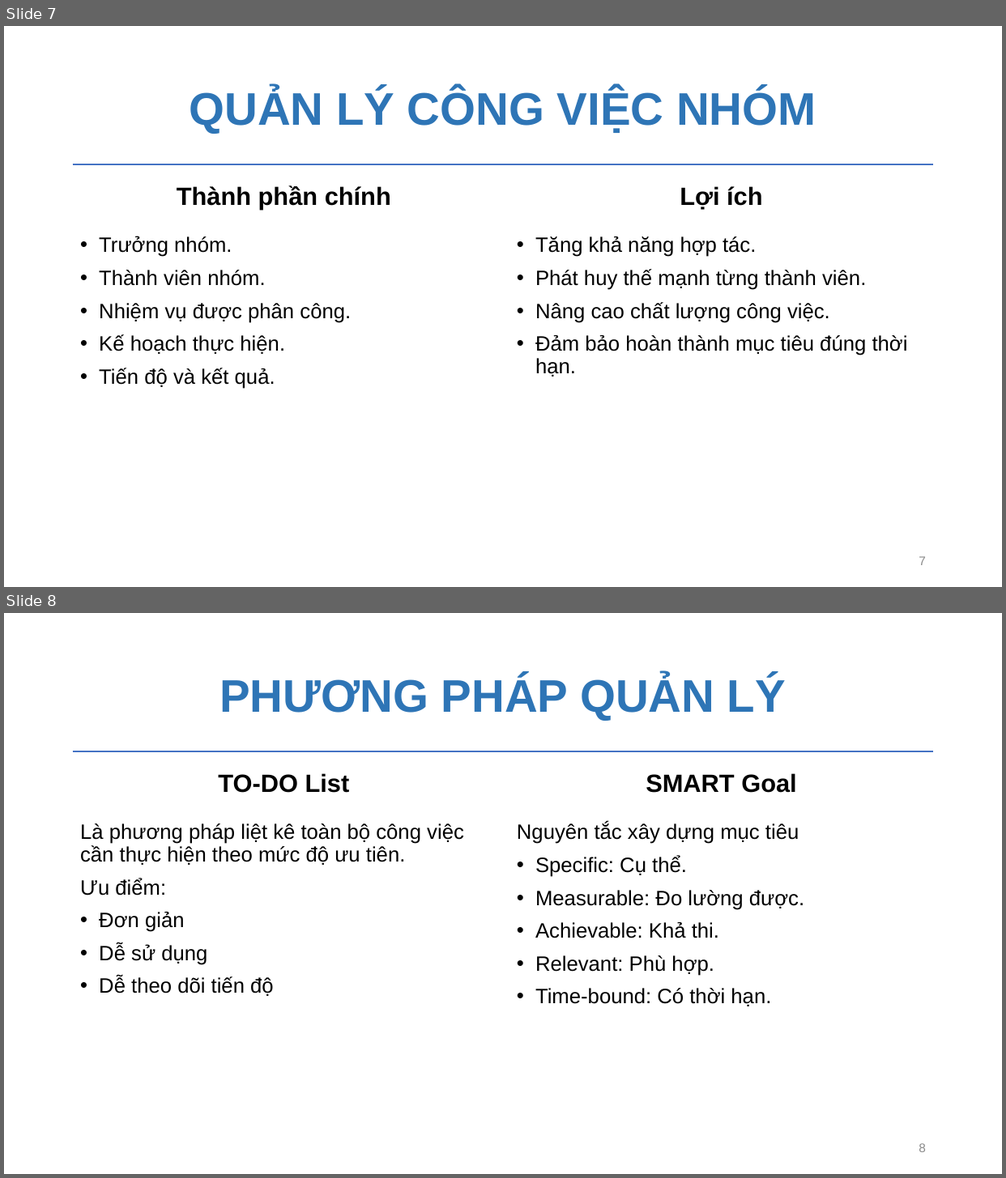
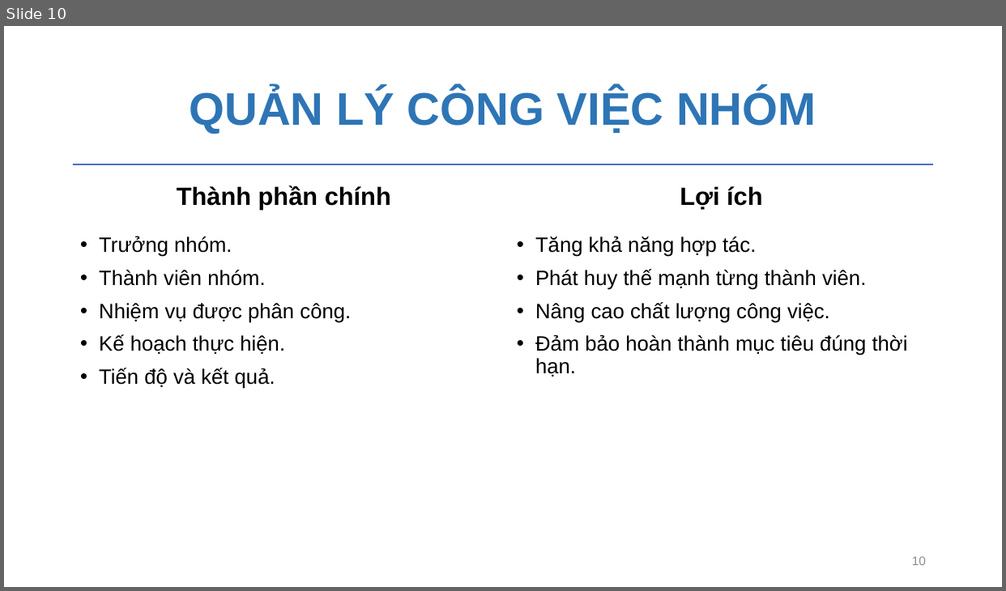
Before and after one commit to chautuyettran/CNPM-nhom17, a slide deck: nhom17.pptx. Shown one above the other, each under a label of ours: slides 7 and 8 before the commit, slide 10 after it. The pictures are 1006x1178 and 1006x591 pixels, drawn with LibreOffice and Linux fonts; fonts in the diff are those of the drawing; background and template pictures are left out. Boxes give left, top, right and bottom in pixels: in the first picture for what was removed or moved away, otherwise in the second. Text is boxed around its words. In the diff, an @@ line names an element or a change of style, - is before the commit and + after.

```diff
--- a/nhom17.pptx
+++ b/nhom17.pptx
@@ slide 8 removed at box(4, 613, 1002, 1174), background #FFFFFF; not listed: 1 template element that a slide beside it also shows @@
@@ title removed at box(219, 675, 786, 720) @@
-PHƯƠNG PHÁP QUẢN LÝ
@@ text removed at box(218, 773, 350, 793) @@
-TO-DO List
@@ text removed at box(646, 773, 796, 793) @@
-SMART Goal
@@ text removed at box(80, 824, 464, 996) @@
-Là phương pháp liệt kê toàn bộ công việc cần thực hiện theo mức độ ưu tiên.
-Ưu điểm:
-• Đơn giản
-• Dễ sử dụng
-• Dễ theo dõi tiến độ
@@ text removed at box(517, 823, 804, 1007) @@
-Nguyên tắc xây dựng mục tiêu
-• Specific: Cụ thể.
-• Measurable: Đo lường được.
-• Achievable: Khả thi.
-• Relevant: Phù hợp.
-• Time-bound: Có thời hạn.
@@ page number removed at box(918, 1144, 926, 1152) @@
-8
@@ what was slide 7 is now slide 10 @@
@@ page number at box(912, 557, 926, 565): text changed @@
-7
+10
```
Also in this commit, not shown: 8 slides changed, 10 slides added, 17 other files.
